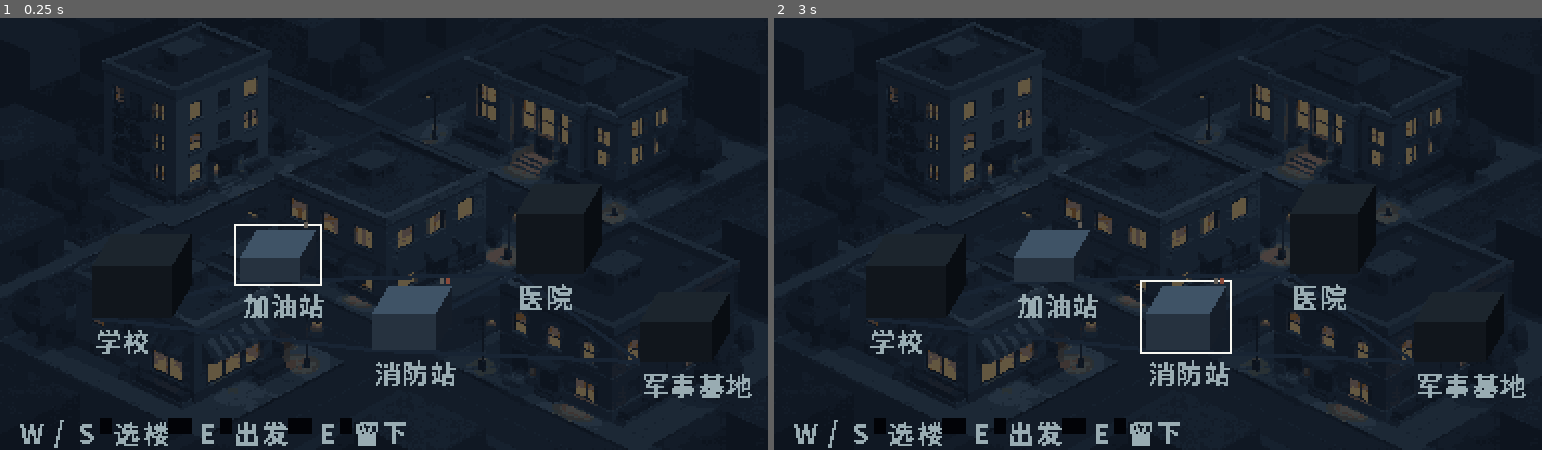
Above: before the commit, frames 1-2 (left to right).
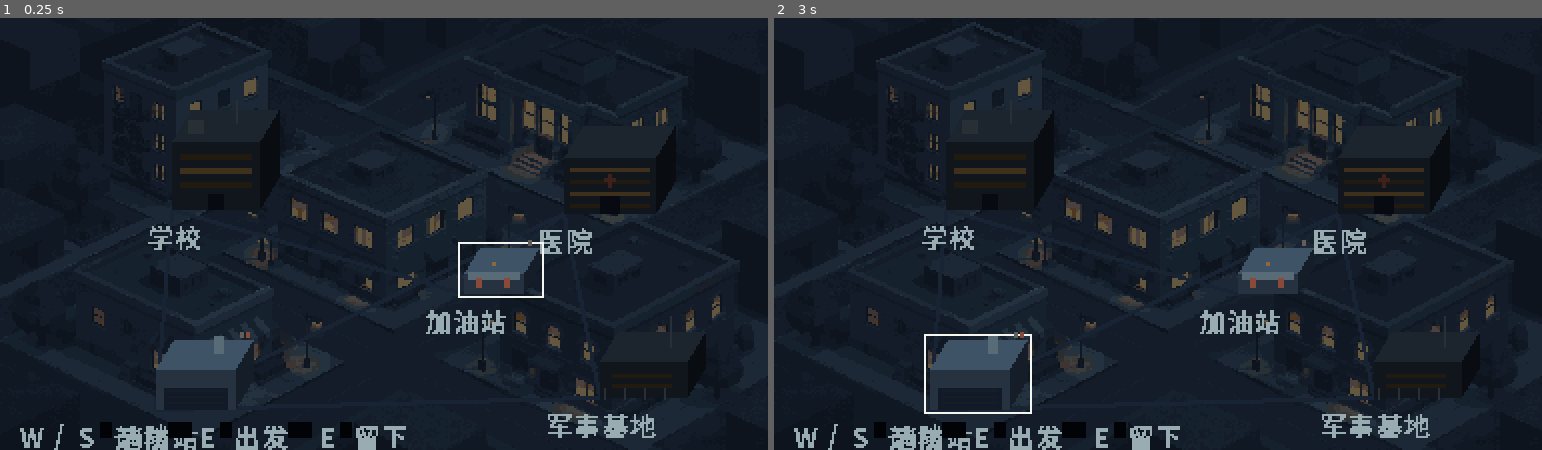
Above: after the commit, the same moments.

Repository: 42131-ship/residual-signal
Game: Godot game, scene res://game/scenes/travel_map.tscn
Two runs of this game, one before a commit and one after it. Both use one fixed random seed, a clock stepped at 60 frames per second and the inputs below. This scene is started directly instead of the project's main scene.
Inputs (mouse positions are in pixels of both pictures, inside the frame that each line leads up to):
- Up to frame 1 (0.25 s): no input
- Up to frame 2 (3 s): tap Enter at 0.5, 2.1 s; move the mouse to (1326, 212) at 0.52 s; hold D 0.53-1.28 s; tap Shift at 0.6 s; click (1326, 212) at 0.67 s; tap E (menu_confirm) at 1.25, 2, 2.75 s; move the mouse to (1004, 255) at 1.27 s; hold Escape (menu_back) 1.28-2.03 s; tap Ctrl at 1.35 s; move the mouse to (1234, 138) at 2.02 s; hold D 2.03-2.78 s; move the mouse to (1119, 320) at 2.77 s; hold W (menu_up) from 2.78 s (still down); tap V at 2.85 s; click (1119, 320) at 2.92 s

The runs differ from the first frame. In frame 1, 9.3% of the frame differs, in the area x 2-98%, y 21-100%; in frame 2, 9.4%.

Commit message:
feat(map): 楼位数据驱动 + 每栋楼加可识别细节 + 楼名不再被裁断
你指出的三个问题逐条修：
1) 方块是光板 -> 按职能长细节：
   学校 水塔/天线/三排教室窗/大门；医院 红十字/四排窗/大门；
   加油站 雨棚/两个加油岛/顶灯；消防站 宽卷帘门/晾水塔；军事基地 围栏/天线杆/窄窗
2) 楼名被裁断（『消』）-> 居中后面按文字宽度夹进视口，门禁逐楼断言 x+w<=380
3) 方块不在楼位上 -> 楼位搬到 data/travel/map_layout.json，改位置只改数据不碰代码；
   门禁断言五块在视口内、细节节点齐全、标签不溢出

新增 tools/map_layout_probe.py：把 32px 网格 + 当前锚点十字画到背景上放大 3 倍，
方便对着底图报坐标（我看不到图，锚点对不对得由你判断）

TRAVEL_MAP_OK blocks=5 faces=3 shading=top>front>side depth_sort=ok roads=6
CORRIDOR_EXIT_OK map=open selectable=2 picked=gas_station day=1 sediment=1 fuel_gate=blocked

Diff:
--- /dev/null
+++ b/data/travel/map_layout.json
@@ -0,0 +1,52 @@
+{
+  "schema": "map-layout.v1",
+  "note": "旅行图上五栋楼的锚点。at = 楼体正面底边中点（2.5D 里最容易对齐地面），size = 宽×进深，height = 高度。坐标对着 art/generated_candidates/maps/map_topdown.png 的楼位摆；调位置只改这个文件，不用碰代码。label_align = 楼名相对锚点的对齐（center 会按文字宽度居中并夹进视口）。",
+  "view": [384, 216],
+  "buildings": [
+    {
+      "id": "school",
+      "at": [86, 96],
+      "size": [44, 16],
+      "height": 34,
+      "detail": "school",
+      "label_align": "center",
+      "note": "左侧最高的那栋：水塔 + 天线 + 三排教室窗"
+    },
+    {
+      "id": "hospital",
+      "at": [282, 98],
+      "size": [46, 16],
+      "height": 28,
+      "detail": "hospital",
+      "label_align": "center",
+      "note": "右上方宽体：红十字牌 + 四排窗"
+    },
+    {
+      "id": "gas_station",
+      "at": [232, 138],
+      "size": [30, 13],
+      "height": 10,
+      "detail": "gas_station",
+      "label_align": "center",
+      "note": "中间低矮雨棚 + 两个加油岛"
+    },
+    {
+      "id": "fire_station",
+      "at": [78, 196],
+      "size": [40, 15],
+      "height": 20,
+      "detail": "fire_station",
+      "label_align": "center",
+      "note": "左下方：宽卷帘门 + 晾水塔"
+    },
+    {
+      "id": "military_base",
+      "at": [300, 190],
+      "size": [44, 15],
+      "height": 18,
+      "detail": "military_base",
+      "label_align": "center",
+      "note": "右下方：围栏 + 天线杆 + 窄窗"
+    }
+  ]
+}
--- a/game/scenes/travel_map.gd
+++ b/game/scenes/travel_map.gd
@@ -1,35 +1,33 @@
 extends Node2D
 ## 旅行图：俯视 + 2.5D 立体块，可当走廊出口的选楼界面用。
 ##
-## 为什么立体块是程序画的、不是生图画的：
-##   1) 生图在 384×216 上边缘密度 0.198，细节会埋掉节点标记；
-##   2) 节点坐标必须可断言（门禁要查「五块都在视口内、连线与 TravelService 一致」）；
-##   3) 2.5D 只需要三条规则就成立 —— 顶面最亮、正面中间、右侧最暗，且块按底边 y 排序。
-## 生图只当底纹（压暗 60%），几何一律程序画。
+## 三条 2.5D 规则（PIXEL_SPEC §4 的光照约定）：
+##   1) 每栋楼 = 顶面 + 正面 + 右侧面（平行四边形错开，给出斜上方视角）
+##   2) 明度 顶面 > 正面 > 右侧面
+##   3) 按底边 y 从远到近绘制
+##
+## 楼位与体积来自 data/travel/map_layout.json —— 生图底图换了只改数据，不碰代码。
+## 生图只当底纹（压暗 60%），几何一律程序画：细节与坐标都要能被门禁断言。
 
 signal chosen(building_id: String)
 signal cancelled
 
 const VIEW := Vector2i(384, 216)
 const BG_PATH := "res://art/generated_candidates/maps/map_topdown.png"
+const LAYOUT_PATH := "res://data/travel/map_layout.json"
 const SCRIM := Color(0.043, 0.067, 0.098, 0.6)
 
-# 三档明度：光只从上方来（PIXEL_SPEC §4），所以顶面最亮、右侧最暗。
 const TOP_FACE := Color("#3f5366")
 const FRONT_FACE := Color("#26323f")
 const SIDE_FACE := Color("#151d28")
 const ROAD := Color("#182433")
 const LABEL := Color("#9fb2bd")
 const CURSOR := Color("#f6f6f0")
-
-# 每栋楼的落点与体积（宽、进深、高）。坐标是设计值，门禁直接断言它们。
-const BLOCKS := {
-	"school": {"at": Vector2(46, 150), "size": Vector2(40, 16), "height": 26},
-	"gas_station": {"at": Vector2(120, 132), "size": Vector2(30, 14), "height": 12},
-	"fire_station": {"at": Vector2(186, 166), "size": Vector2(32, 14), "height": 18},
-	"hospital": {"at": Vector2(258, 128), "size": Vector2(34, 15), "height": 30},
-	"military_base": {"at": Vector2(320, 172), "size": Vector2(36, 15), "height": 20},
-}
+const WINDOW := Color("#8a6a3a")
+const WINDOW_DIM := Color("#4a3a26")
+const SIGN := Color("#8a4a3a")
+const OPENING := Color("#111a26")
+const METAL := Color("#5a6b78")
 
 var current_building := "school"
 ## 作为走廊的叠加层时由走廊统一转发按键，地图自己不处理输入（避免两边抢键）。
@@ -37,10 +35,10 @@
 ## 今天去过哪几栋（走廊传进来），用于地图上的「去过」标记。
 var _visited: Array[String] = []
 ## 每栋楼的标记：{fuel, risk, visited, known}
-## known = 是否相邻：不相邻的楼你不知道去一趟多贵，所以不标油耗与危险。
 var _marks: Dictionary = {}
+## 楼位表：id -> {at, size, height, detail, label_align}
+var BLOCKS: Dictionary = {}
 var _travel := TravelService.new()
-var _blocks: Dictionary = {}
 var _edges: Array[Dictionary] = []
 var _selectable: Array[String] = []
 var _neighbors: Array[String] = []
@@ -48,11 +46,13 @@
 var _cursor: Node2D
 var _hint_root: Node2D
 var _marks_root: Node2D
+var _detail_count: Dictionary = {}
 
 
 func _ready() -> void:
 	texture_filter = CanvasItem.TEXTURE_FILTER_NEAREST
 	_ensure_actions()
+	_load_layout()
 	_build_background()
 	if not _travel.load_all():
 		push_error("TRAVEL_LOAD_FAILED: " + _travel.load_error())
@@ -62,7 +62,7 @@
 	_hint_root = _node("Hints")
 	_cursor = _node("Cursor")
 	_marks_root = _node("Marks")
-	PixelFont.draw(_hint_root, "W/S 选楼 · E 出发 · Esc 留下", Vector2(8, 200), LABEL)
+	PixelFont.draw(_hint_root, "W/S 选楼 · E 出发 · Esc 留下", Vector2(8, 202), LABEL)
 	setup(current_building)
 
 
@@ -90,6 +90,31 @@
 			InputMap.action_add_event(action, key)
 
 
+## 楼位表是数据驱动的：改位置只改 JSON，代码不动。
+func _load_layout() -> void:
+	BLOCKS.clear()
+	var raw: Variant = JSON.parse_string(FileAccess.get_file_as_string(LAYOUT_PATH))
+	if not raw is Dictionary:
+		push_error("MAP_LAYOUT_UNREADABLE: " + LAYOUT_PATH)
+		return
+	for value: Variant in (raw as Dictionary).get("buildings", []):
+		if not value is Dictionary:
+			continue
+		var entry: Dictionary = value
+		var id := str(entry.get("id", ""))
+		var at: Variant = entry.get("at")
+		var size: Variant = entry.get("size")
+		if id.is_empty() or not at is Array or not size is Array:
+			continue
+		BLOCKS[id] = {
+			"at": Vector2(float(at[0]), float(at[1])),
+			"size": Vector2(float(size[0]), float(size[1])),
+			"height": float(entry.get("height", 16.0)),
+			"detail": str(entry.get("detail", "")),
+			"label_align": str(entry.get("label_align", "center")),
+		}
+
+
 func _node(node_name: String) -> Node2D:
 	var node := Node2D.new()
 	node.name = node_name
@@ -124,6 +149,8 @@
 	var seen := {}
 	for id: String in BLOCKS:
 		for other: String in _travel.neighbors(id):
+			if not BLOCKS.has(other):
+				continue
 			var key := "%s|%s" % [id, other] if id < other else "%s|%s" % [other, id]
 			if seen.has(key):
 				continue
@@ -141,9 +168,8 @@
 
 
 func _build_blocks() -> void:
-	# 2.5D 的关键：按底边 y 从远到近画，后面的块才不会压住前面的块。
 	var ordered := BLOCKS.keys()
-	ordered.sort_custom(func(a, b): return int(BLOCKS[a]["at"].y) < int(BLOCKS[b]["at"].y))
+	ordered.sort_custom(func(a, b): return float(BLOCKS[a]["at"].y) < float(BLOCKS[b]["at"].y))
 	for id: String in ordered:
 		var spec: Dictionary = BLOCKS[id]
 		var at: Vector2 = spec["at"]
@@ -178,18 +204,87 @@
 		])
 		side.color = SIDE_FACE
 		node.add_child(side)
-		_blocks[id] = {"node": node, "height": height, "size": size, "at": at}
-
-
+		_detail_count[id] = _build_details(id, node, spec)
+
+
+## 每栋楼按职能长不同的东西 —— 玩家要能一眼认出「这是医院、那是加油站」。
+func _build_details(id: String, node: Node2D, spec: Dictionary) -> int:
+	var size: Vector2 = spec["size"]
+	var height: float = spec["height"]
+	var detail := str(spec.get("detail", ""))
+	var made := 0
+	match detail:
+		"school":
+			# 三排教室窗 + 大门 + 屋顶水塔 + 天线
+			for row in range(3):
+				var y := -height + 6.0 + row * 7.0
+				_rect(node, "Windows%d" % row, Vector2(4, y), Vector2(size.x - 8, 3), WINDOW if row == 1 else WINDOW_DIM)
+				made += 1
+			_rect(node, "Door", Vector2(size.x * 0.5 - 4, -8), Vector2(8, 8), OPENING)
+			_rect(node, "Tank", Vector2(size.x * 0.18, -height - size.y * 0.7), Vector2(8, 7), METAL)
+			_rect(node, "Antenna", Vector2(size.x * 0.72, -height - size.y * 0.7 - 10), Vector2(1, 12), METAL)
+			made += 3
+		"hospital":
+			# 四排窗 + 红十字牌 + 大门
+			for row in range(4):
+				var y := -height + 5.0 + row * 6.0
+				_rect(node, "Windows%d" % row, Vector2(3, y), Vector2(size.x - 6, 2), WINDOW_DIM if row % 2 else WINDOW)
+				made += 1
+			_rect(node, "CrossV", Vector2(size.x * 0.5 - 1, -height + 8), Vector2(2, 7), SIGN)
+			_rect(node, "CrossH", Vector2(size.x * 0.5 - 3, -height + 10), Vector2(6, 2), SIGN)
+			_rect(node, "Door", Vector2(size.x * 0.5 - 5, -9), Vector2(10, 9), OPENING)
+			made += 3
+		"gas_station":
+			# 低矮雨棚 + 两个加油岛 + 顶灯
+			_rect(node, "Canopy", Vector2(2, -height - 1), Vector2(size.x - 4, 4), METAL)
+			_rect(node, "Pump0", Vector2(6, -height + 2), Vector2(3, 5), SIGN)
+			_rect(node, "Pump1", Vector2(size.x - 10, -height + 2), Vector2(3, 5), SIGN)
+			_rect(node, "RoofLight", Vector2(size.x * 0.5 - 1, -height - size.y * 0.5), Vector2(2, 2), WINDOW)
+			made += 4
+		"fire_station":
+			# 宽卷帘门 + 晾水塔
+			_rect(node, "Garage", Vector2(4, -11), Vector2(size.x - 8, 11), OPENING)
+			for bar in range(3):
+				_rect(node, "GarageBar%d" % bar, Vector2(6, -10 + bar * 3), Vector2(size.x - 12, 1), SIDE_FACE)
+				made += 1
+			_rect(node, "HoseTower", Vector2(size.x * 0.72, -height - size.y * 0.6 - 8), Vector2(5, 9), METAL)
+			made += 2
+		"military_base":
+			# 围栏 + 天线杆 + 两排窄窗
+			for post in range(4):
+				_rect(node, "Fence%d" % post, Vector2(2 + post * 10, -5), Vector2(1, 6), METAL)
+				made += 1
+			_rect(node, "Mast", Vector2(size.x * 0.8, -height - size.y * 0.6 - 14), Vector2(1, 16), METAL)
+			for row in range(2):
+				_rect(node, "Windows%d" % row, Vector2(6, -height + 6 + row * 5), Vector2(size.x - 14, 2), WINDOW_DIM)
+				made += 1
+		_:
+			return 0
+	return made
+
+
+func _rect(parent: Node2D, node_name: String, at: Vector2, size: Vector2, color: Color) -> void:
+	var rect := ColorRect.new()
+	rect.name = node_name
+	rect.position = at
+	rect.size = size
+	rect.color = color
+	parent.add_child(rect)
+
+
+## 楼名：居中并按文字宽度夹进视口，绝不被裁断。
 func _build_labels() -> void:
 	for id: String in BLOCKS:
 		var spec: Dictionary = BLOCKS[id]
 		var at: Vector2 = spec["at"]
-		PixelFont.draw(self, _travel.label_of(id), Vector2(at.x, at.y + 4), LABEL)
+		var text := _travel.label_of(id)
+		var width := PixelFont.width_of(text)
+		var x := at.x - width * 0.5
+		x = clampf(x, 4.0, float(VIEW.x) - width - 4.0)
+		PixelFont.draw(self, text, Vector2(x, at.y + 6), LABEL)
 
 
 ## 走廊把「现在在哪栋、还有多少燃料、今天去过哪」告诉地图；地图自己算可去哪几栋。
-## 相邻但不可达的楼仍然画出来（灰着），玩家能看见"那里有医院，但没燃料去"。
 func setup(from: String, fuel := 0, visited: Array[String] = []) -> void:
 	current_building = from if BLOCKS.has(from) else "school"
 	_visited = visited.duplicate()
@@ -227,56 +322,12 @@
 
 
 func _refresh_reachability() -> void:
-	for id: String in _blocks:
-		var node: Node2D = (_blocks[id] as Dictionary)["node"]
+	for id: String in BLOCKS:
+		var node: Node2D = get_node_or_null("Block_%s" % id) as Node2D
+		if node == null:
+			continue
 		var factor := 1.0 if id in _selectable else 0.45
-		for face_name: String in ["Top", "Front", "Side"]:
-			var face := node.get_node_or_null(face_name) as Polygon2D
-			if face == null:
-				continue
-			var base: Color = {"Top": TOP_FACE, "Front": FRONT_FACE, "Side": SIDE_FACE}[face_name]
-			face.color = Color(base.r * factor, base.g * factor, base.b * factor)
-
-
-func _refresh_marks() -> void:
-	if _marks_root == null:
-		return
-	for child: Node in _marks_root.get_children():
-		child.queue_free()
-	for id: String in BLOCKS:
-		var mark: Dictionary = _marks.get(id, {})
-		if mark.is_empty():
-			continue
-		var spec: Dictionary = BLOCKS[id]
-		var at: Vector2 = spec["at"]
-		var size: Vector2 = spec["size"]
-		var height: float = spec["height"]
-		var top_y := at.y - height - size.y
-		# 燃料需求：每个点 = 1 燃料，点在块顶正上方
-		for index in range(int(mark.get("fuel", 0))):
-			_add_mark_rect("Fuel_%s_%d" % [id, index], Vector2(at.x + index * 4, top_y - 6), Vector2(2, 2), Color("#9fb2bd"))
-		# 危险度：右上方 1~3 个点，越亮越危险
-		var risk := int(mark.get("risk", 0))
-		for index in range(mini(3, risk)):
-			var tint := Color("#635e57") if index < 1 else Color("#8a4a3a")
-			_add_mark_rect("Risk_%s_%d" % [id, index], Vector2(at.x + size.x + 2 + index * 3, top_y - 4), Vector2(2, 3), tint)
-		# 去过：标签下面一条短横
-		if bool(mark.get("visited", false)):
-			_add_mark_rect("Visited_%s" % id, Vector2(at.x, at.y + 14), Vector2(8, 2), Color("#f6f6f0"))
-
-
-func _add_mark_rect(mark_name: String, at: Vector2, size: Vector2, color: Color) -> void:
-	var rect := ColorRect.new()
-	rect.name = mark_name
-	rect.position = at
-	rect.size = size
-	rect.color = color
-	_marks_root.add_child(rect)
-
-
-## 供门禁读：这栋楼在地图上被标了什么。
-func markers(id: String) -> Dictionary:
-	return (_marks.get(id, {}) as Dictionary).duplicate()
+		node.modulate = Color(factor, factor, factor)
 
 
 func _refresh_cursor() -> void:
@@ -290,7 +341,6 @@
 	var at: Vector2 = spec["at"]
 	var size: Vector2 = spec["size"]
 	var height: float = spec["height"]
-	# 选中框：把「正面 + 顶面」的外轮廓描一圈，比只框正面更容易看出前后关系。
 	var outline := Line2D.new()
 	outline.name = "Bracket"
 	outline.points = PackedVector2Array([
@@ -305,6 +355,48 @@
 	_cursor.add_child(outline)
 
 
+func _refresh_marks() -> void:
+	if _marks_root == null:
+		return
+	for child: Node in _marks_root.get_children():
+		child.queue_free()
+	for id: String in BLOCKS:
+		var mark: Dictionary = _marks.get(id, {})
+		if mark.is_empty():
+			continue
+		var spec: Dictionary = BLOCKS[id]
+		var at: Vector2 = spec["at"]
+		var size: Vector2 = spec["size"]
+		var height: float = spec["height"]
+		var top_y := at.y - height - size.y
+		for index in range(int(mark.get("fuel", 0))):
+			_mark_rect("Fuel_%s_%d" % [id, index], Vector2(at.x + index * 4, top_y - 6), Vector2(2, 2), Color("#9fb2bd"))
+		var risk := int(mark.get("risk", 0))
+		for index in range(mini(3, risk)):
+			var tint := Color("#635e57") if index < 1 else Color("#8a4a3a")
+			_mark_rect("Risk_%s_%d" % [id, index], Vector2(at.x + size.x + 2 + index * 3, top_y - 4), Vector2(2, 3), tint)
+		if bool(mark.get("visited", false)):
+			_mark_rect("Visited_%s" % id, Vector2(at.x, at.y + 20), Vector2(8, 2), CURSOR)
+
+
+func _mark_rect(mark_name: String, at: Vector2, size: Vector2, color: Color) -> void:
+	var rect := ColorRect.new()
+	rect.name = mark_name
+	rect.position = at
+	rect.size = size
+	rect.color = color
+	_marks_root.add_child(rect)
+
+
+## 供门禁读：这栋楼在地图上被标了什么。
+func markers(id: String) -> Dictionary:
+	return (_marks.get(id, {}) as Dictionary).duplicate()
+
+
+func detail_count(id: String) -> int:
+	return int(_detail_count.get(id, 0))
+
+
 func move(delta: int) -> void:
 	if _selectable.is_empty():
 		return
@@ -322,7 +414,6 @@
 	return _selectable.duplicate()
 
 
-## 相邻的全部楼（含灰着的），用于绘制与「你知道那里有东西」的信息量。
 func neighbor_ids() -> Array[String]:
 	return _neighbors.duplicate()
 
@@ -360,14 +451,14 @@
 
 func block_ids() -> Array[String]:
 	var out: Array[String] = []
-	for id: String in _blocks:
+	for id: String in BLOCKS:
 		out.append(id)
 	out.sort()
 	return out
 
 
 func block_info(id: String) -> Dictionary:
-	return (_blocks.get(id, {}) as Dictionary).duplicate()
+	return (BLOCKS.get(id, {}) as Dictionary).duplicate()
 
 
 func edge_count() -> int:
--- a/game/tests/travel_map.gd
+++ b/game/tests/travel_map.gd
@@ -147,6 +147,33 @@
 		_check(marks_root.get_node_or_null("Fuel_military_base_1") != null, "fuel pip 2 missing on military_base")
 		_check(int(_map.markers("military_base").get("fuel", 0)) == 2, "military_base needs 2 fuel")
 
+	# ⑪ 每栋楼要有能认出来的细节，不是光板方块
+	var required := {
+		"school": ["Tank", "Antenna", "Door", "Windows0"],
+		"hospital": ["CrossV", "CrossH", "Door"],
+		"gas_station": ["Canopy", "Pump0", "Pump1"],
+		"fire_station": ["Garage", "HoseTower"],
+		"military_base": ["Mast", "Fence0"],
+	}
+	for id: String in required:
+		var node := _map.get_node_or_null("Block_%s" % id) as Node2D
+		_check(node != null, "%s block missing" % id)
+		if node == null:
+			continue
+		_check(_map.detail_count(id) >= 3, "%s needs at least 3 detail pieces, got %d" % [id, _map.detail_count(id)])
+		for part: String in required[id]:
+			_check(node.get_node_or_null(part) != null, "%s is missing its %s detail" % [id, part])
+
+	# ⑫ 楼名必须完整落在视口内（上一版『消』被裁断就是这条没测）
+	for id: String in _map.BLOCKS:
+		var label: String = str(_map._travel.label_of(id))
+		var width := PixelFont.width_of(label)
+		var spec: Dictionary = _map.BLOCKS[id]
+		var at: Vector2 = spec["at"]
+		var x := clampf(at.x - width * 0.5, 4.0, 384.0 - width - 4.0)
+		_check(x >= 4.0 and x + width <= 380.0, "%s label overflows: x=%.1f w=%d" % [id, x, width])
+		_check(width > 0, "%s has no label" % id)
+
 	_map.setup("school", 0)
 	await _capture("%s_topdown" % _prefix)
 	_finish()
Binary file changed: design/previews/CORRIDOR-EXIT_map.png
Binary file added: design/previews/MAP_LAYOUT_probe.png
Binary file changed: design/previews/MAP_topdown.png
